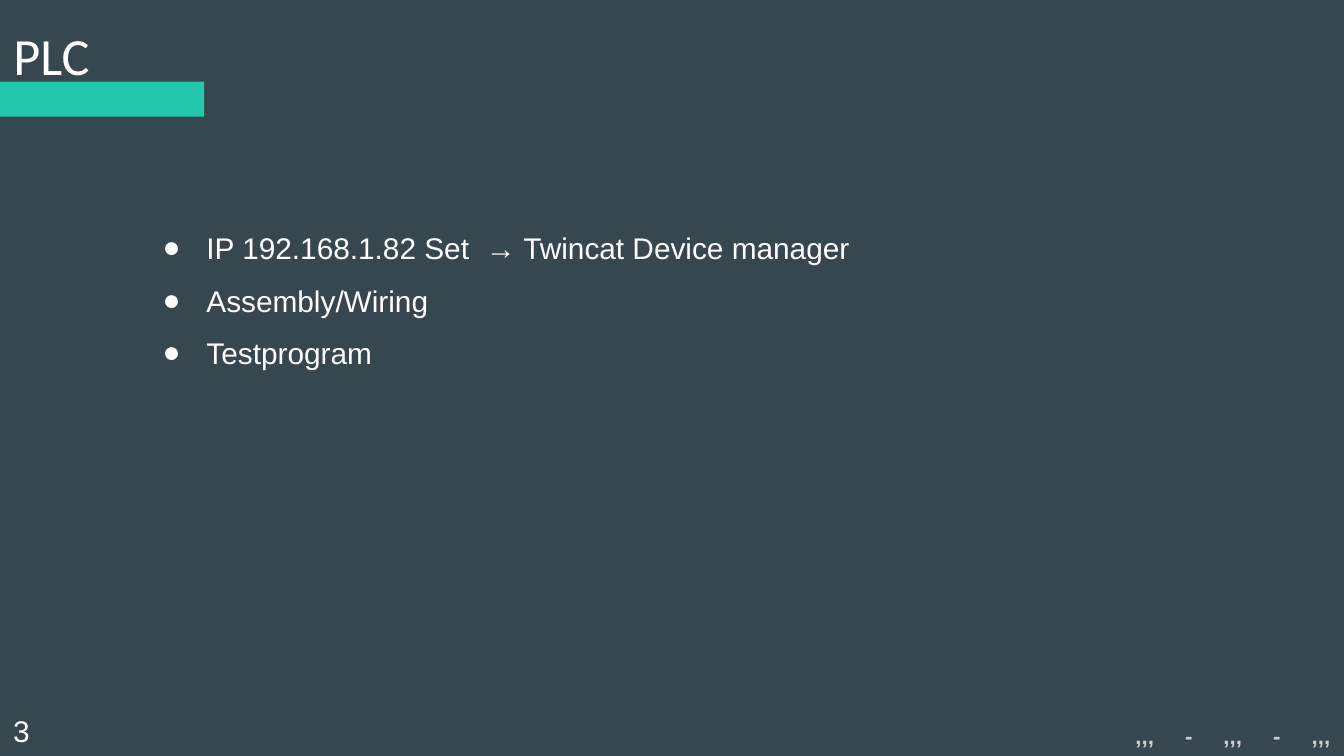
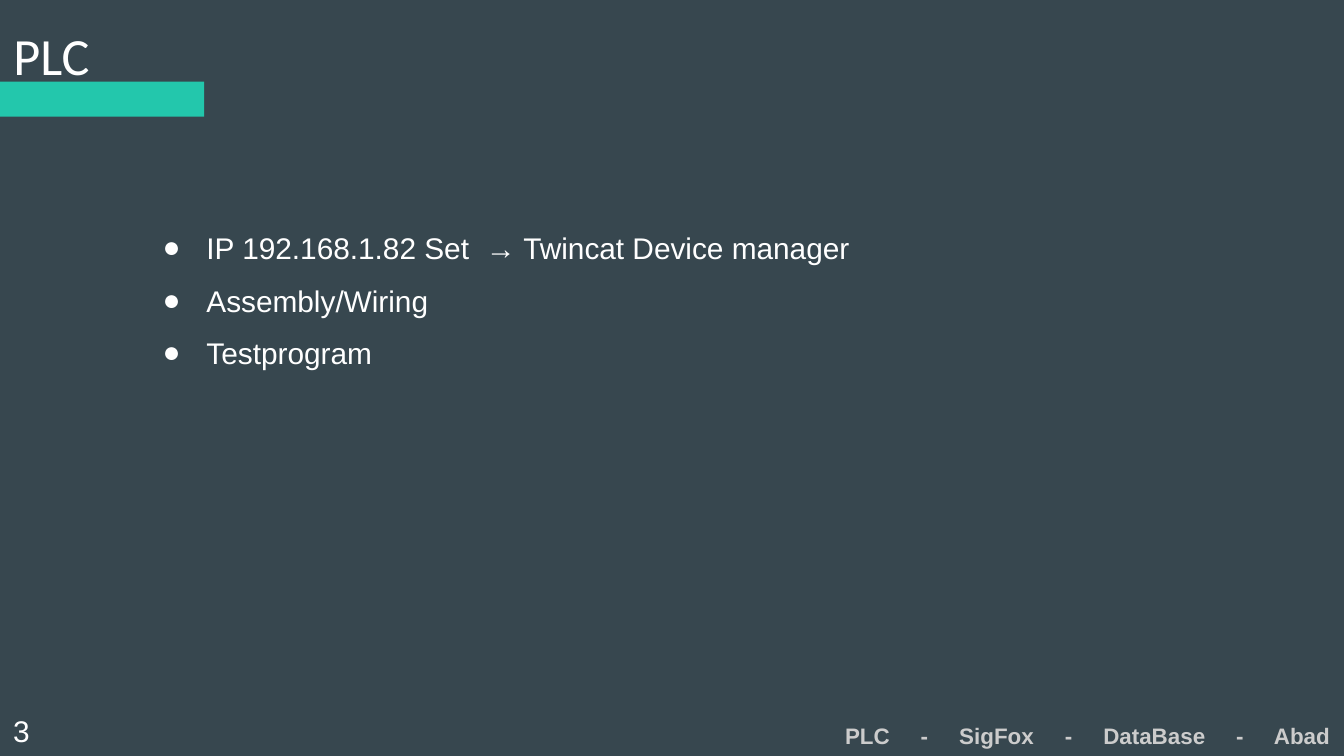
Before and after one commit to Koffiejoe/IA-EnOcean, a slide deck: slide 3 of Presentaties/3Wekelijkse PowerPoint/nieuweppt.pptx. Drawn at 1344x756 pixels with LibreOffice and Linux fonts; fonts in the diff are those of the drawing. Boxes give left, top, right and bottom in pixels: in the first picture for what was removed or moved away, otherwise in the second. Text is boxed around its words. In the diff, an @@ line names an element or a change of style, - is before the commit and + after.

```diff
--- a/Presentaties/3Wekelijkse PowerPoint/nieuweppt.pptx
+++ b/Presentaties/3Wekelijkse PowerPoint/nieuweppt.pptx
@@ text at bbox=[845, 728, 1330, 749]: text changed @@
-,,, - ,,, - ,,,
+PLC - SigFox - DataBase - Abad
```
Also in this commit, not shown: 4 other slides changed.
